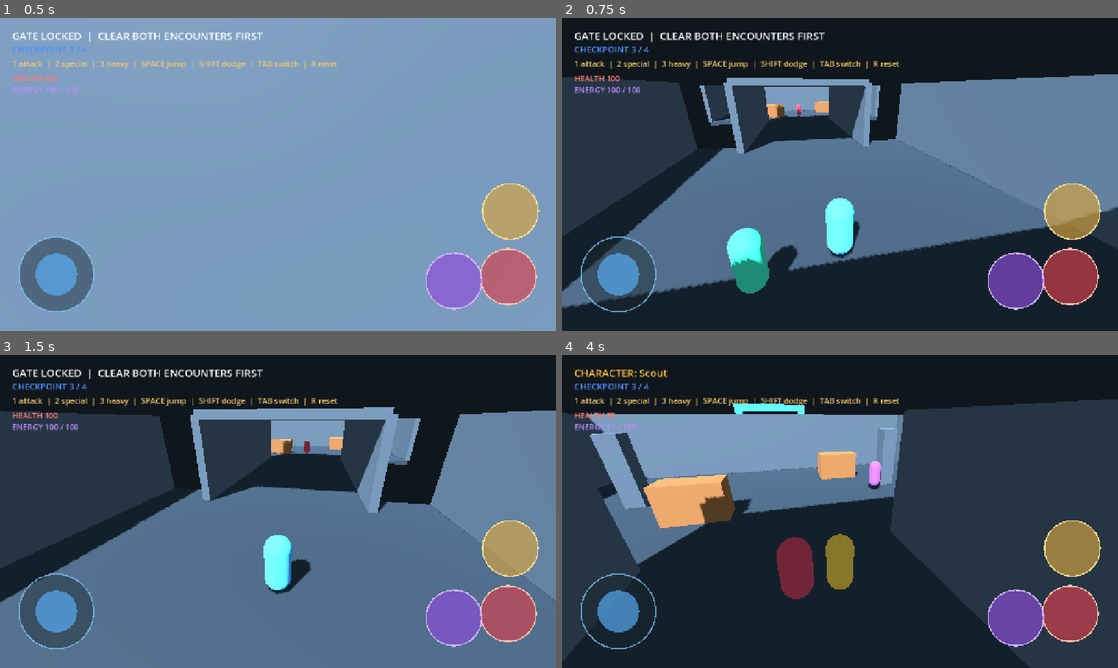
Above: before the commit, frames 1-4 (two rows, left to right).
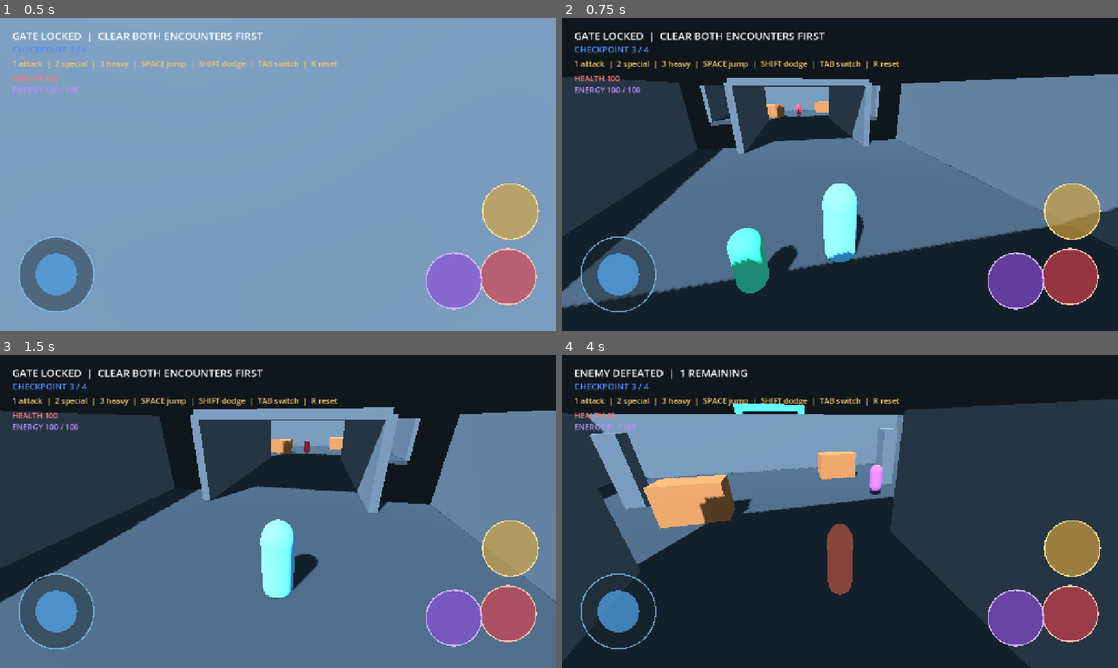
Above: after the commit, the same moments.

Repository: DJ5harma/hellscape
Game: Godot game, scene res://main.tscn
Two runs of this game, one before a commit and one after it. Both use one fixed random seed, a clock stepped at 60 frames per second and the inputs below.
Inputs (mouse positions are in pixels of both pictures, inside the frame that each line leads up to):
- Up to frame 1 (0.5 s): no input
- Up to frame 2 (0.75 s): tap Enter at 0.5 s; move the mouse to (867, 174) at 0.52 s; hold Up (ui_up) from 0.53 s (still down); tap 1 at 0.6 s
- Up to frame 3 (1.5 s): keep holding Up (ui_up); tap Space at 0.77 s; move the mouse to (250, 511) at 1.27 s; tap 1 at 1.35 s
- Up to frame 4 (4 s): keep holding Up (ui_up); tap Space at 1.52, 3.02, 3.77 s; move the mouse to (851, 505) at 2.02 s; tap Tab at 2.1 s; tap 1 at 2.3, 3.05, 3.8 s; move the mouse to (834, 517) at 2.77 s; tap 2 at 2.85 s; move the mouse to (878, 514) at 3.52 s; tap 3 at 3.6 s

Frame 1 is identical in both runs. In frame 2, 1.4% of the frame differs, in the area x 46-55%, y 52-79%; in frame 3, 1.4%; in frame 4, 2.7%, in the area x 2-58%, y 4-78%.
Error before the commit: Invalid assignment of property or key 'modulate' with value of type 'Color' on a base object of type 'MeshInstance3D'. (res://player.gd:135)

Commit message:
fix attacking and detection

Diff:
--- a/enemy.gd
+++ b/enemy.gd
@@ -18,10 +18,6 @@
 	attack_windup = maxf(attack_windup - delta, 0.0)
 	var offset := target.global_position - global_position
 	offset.y = 0.0
-	if target.is_attacking and offset.length() < target.attack_range and attack_cooldown == 0.0:
-		take_damage(target.attack_damage)
-		attack_cooldown = 0.35
-		return
 	if offset.length() > 1.7:
 		velocity = offset.normalized() * speed
 		look_at(global_position + Vector3(offset.x, 0.0, offset.z), Vector3.UP)
@@ -33,23 +29,30 @@
 		if attack_pending:
 			attack_pending = false
 			target.take_damage(10)
-			if is_instance_valid(visual):
-				visual.modulate = Color.WHITE
+			_set_visual_color(Color("#d84c5c"))
 		elif attack_cooldown == 0.0:
 			attack_windup = 0.25
 			attack_pending = true
 			attack_cooldown = 1.0
-			if is_instance_valid(visual):
-				visual.modulate = Color("#ffdf62")
+			_set_visual_color(Color("#ffdf62"))
 	move_and_slide()
 
 func take_damage(amount: int) -> void:
 	health -= amount
 	get_parent().play_feedback(220.0, 0.08)
 	if is_instance_valid(visual):
-		visual.modulate = Color.WHITE
+		_set_visual_color(Color.WHITE)
 		var tween := create_tween()
-		tween.tween_property(visual, "modulate", Color("#d84c5c"), 0.18)
+		tween.tween_method(_set_visual_color, Color.WHITE, Color("#d84c5c"), 0.18)
 	if health <= 0:
 		get_parent().enemy_defeated()
 		queue_free()
+
+func _set_visual_color(color: Color) -> void:
+	if not is_instance_valid(visual):
+		return
+	var material := visual.material_override as StandardMaterial3D
+	if material == null:
+		material = StandardMaterial3D.new()
+		visual.material_override = material
+	material.albedo_color = color
--- a/player.gd
+++ b/player.gd
@@ -87,7 +87,13 @@
 	is_attacking = true
 	attack_damage = character_data.basic_damage
 	attack_range = character_data.basic_range
+	_damage_nearby_enemies(attack_range, attack_damage)
 	_play_action_animation(Color("#8ed8ff"), 1.2)
+
+func _damage_nearby_enemies(range: float, damage: int) -> void:
+	for enemy in get_tree().get_nodes_in_group("enemies"):
+		if is_instance_valid(enemy) and global_position.distance_to(enemy.global_position) < range:
+			enemy.take_damage(damage)
 
 func use_special() -> void:
 	if energy < character_data.special_cost:
@@ -132,12 +138,19 @@
 func _play_action_animation(action_color: Color, scale_amount: float) -> void:
 	if not is_instance_valid(visual):
 		return
-	visual.modulate = action_color
+	_set_visual_color(action_color)
 	var tween := create_tween()
 	tween.set_parallel(true)
 	tween.tween_property(visual, "scale", Vector3(scale_amount, 2.0 - scale_amount * 0.4, scale_amount), 0.08)
-	tween.tween_property(visual, "modulate", Color.WHITE, 0.22)
+	tween.tween_method(_set_visual_color, action_color, character_data.visual_color, 0.22)
 	tween.chain().tween_property(visual, "scale", Vector3.ONE, 0.12)
+
+func _set_visual_color(color: Color) -> void:
+	var material := visual.material_override as StandardMaterial3D
+	if material == null:
+		material = StandardMaterial3D.new()
+		visual.material_override = material
+	material.albedo_color = color
 
 func mobile_special() -> void:
 	use_special()
--- a/ranged_enemy.gd
+++ b/ranged_enemy.gd
@@ -5,7 +5,6 @@
 var target: CharacterBody3D
 var health := 4
 var shot_cooldown := 1.0
-var hit_cooldown := 0.0
 var visual: MeshInstance3D
 
 func _ready() -> void:
@@ -15,13 +14,8 @@
 	if not is_instance_valid(target):
 		return
 	shot_cooldown = maxf(shot_cooldown - delta, 0.0)
-	hit_cooldown = maxf(hit_cooldown - delta, 0.0)
 	var offset := target.global_position - global_position
 	offset.y = 0.0
-	if target.is_attacking and offset.length() < target.attack_range and hit_cooldown == 0.0:
-		take_damage(target.attack_damage)
-		hit_cooldown = 0.35
-		return
 	if offset.length() < 7.0:
 		velocity = -offset.normalized() * 1.8
 	elif offset.length() > 13.0:
@@ -31,8 +25,7 @@
 	if offset.length() < 20.0:
 		look_at(global_position + Vector3(offset.x, 0.0, offset.z), Vector3.UP)
 		if shot_cooldown == 0.0:
-			if is_instance_valid(visual):
-				visual.modulate = Color("#ffdf62")
+			_set_visual_color(Color("#ffdf62"))
 			_shoot()
 			shot_cooldown = 2.0
 	move_and_slide()
@@ -51,15 +44,24 @@
 	get_parent().add_child(projectile)
 	if is_instance_valid(visual):
 		var tween := create_tween()
-		tween.tween_property(visual, "modulate", Color("#a65de0"), 0.2)
+		tween.tween_method(_set_visual_color, Color("#ffdf62"), Color("#a65de0"), 0.2)
 
 func take_damage(amount: int) -> void:
 	health -= amount
 	get_parent().play_feedback(420.0, 0.08)
 	if is_instance_valid(visual):
-		visual.modulate = Color.WHITE
+		_set_visual_color(Color.WHITE)
 		var tween := create_tween()
-		tween.tween_property(visual, "modulate", Color("#a65de0"), 0.18)
+		tween.tween_method(_set_visual_color, Color.WHITE, Color("#a65de0"), 0.18)
 	if health <= 0:
 		get_parent().enemy_defeated()
 		queue_free()
+
+func _set_visual_color(color: Color) -> void:
+	if not is_instance_valid(visual):
+		return
+	var material := visual.material_override as StandardMaterial3D
+	if material == null:
+		material = StandardMaterial3D.new()
+		visual.material_override = material
+	material.albedo_color = color
